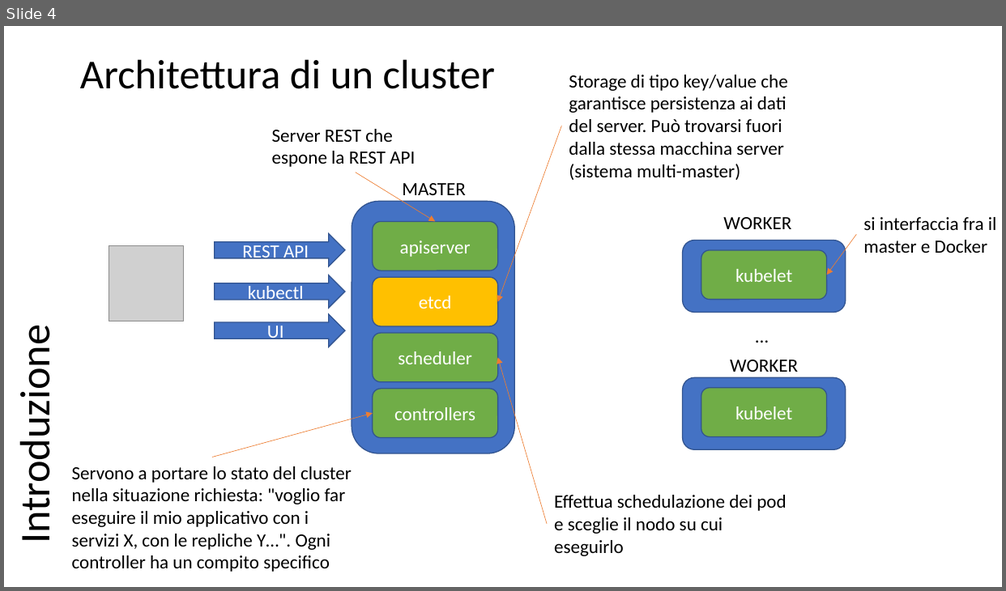
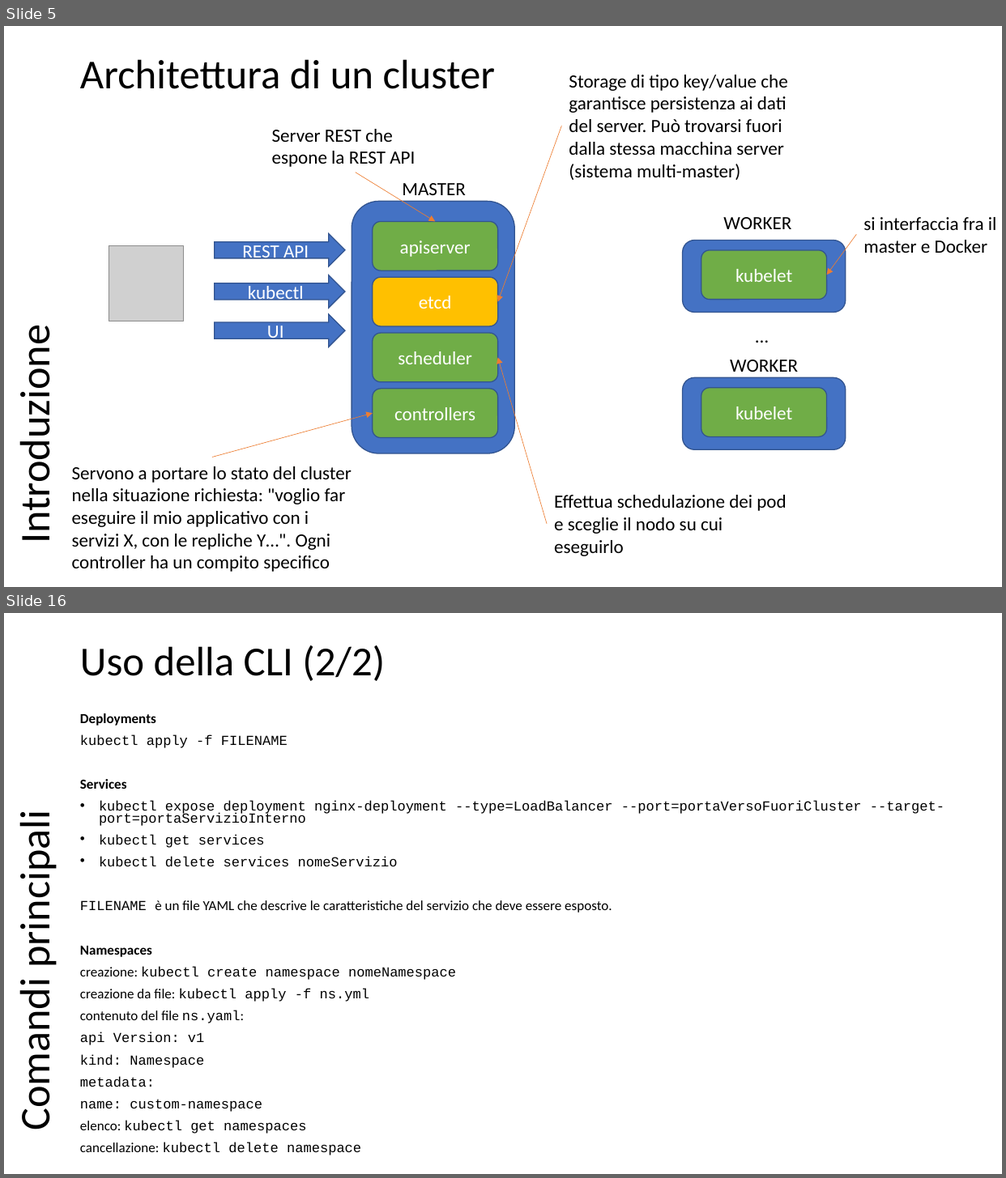
Before and after one commit to scastagnoli/academySisal, a slide deck: kubernetes.pptx. Shown one above the other, each under a label of ours: slide 4 before the commit, slides 5 and 16 after it; the slides between them are not shown. The pictures are 1006x591 and 1006x1178 pixels, drawn with LibreOffice and Linux fonts; fonts in the diff are those of the drawing; grey boxes stand for pictures. Boxes give left, top, right and bottom in pixels: in the first picture for what was removed or moved away, otherwise in the second. Text is boxed around its words. In the diff, an @@ line names an element or a change of style, - is before the commit and + after.

```diff
--- a/kubernetes.pptx
+++ b/kubernetes.pptx
@@ slide 16 added at box(4, 613, 1002, 1174), background #FFFFFF @@
@@ title added at box(80, 645, 385, 681), 39.6 pt, text #000000 @@
+Uso della CLI (2/2)
@@ text added at box(80, 713, 944, 1156), 13.3 pt, text #000000 @@
+Deployments
+kubectl apply -f FILENAME
+Services
+• kubectl expose deployment nginx-deployment --type=LoadBalancer --port=portaVersoFuoriCluster --target-port=portaServizioInterno
+• kubectl get services
+• kubectl delete services nomeServizio
+FILENAME è un file YAML che descrive le caratteristiche del servizio che deve essere esposto.
+Namespaces
+creazione: kubectl create namespace nomeNamespace
+creazione da file: kubectl apply -f ns.yml
+contenuto del file ns.yaml:
+api Version: v1
+kind: Namespace
+metadata:
+name: custom-namespace
+elenco: kubectl get namespaces
+cancellazione: kubectl delete namespace
@@ text added at box(10, 825, 62, 1127), 40.7 pt, text #000000 @@
+Comandi principali
@@ what was slide 4 is now slide 5 @@
```
Also in this commit, not shown: 6 slides changed, 12 other slides added.
